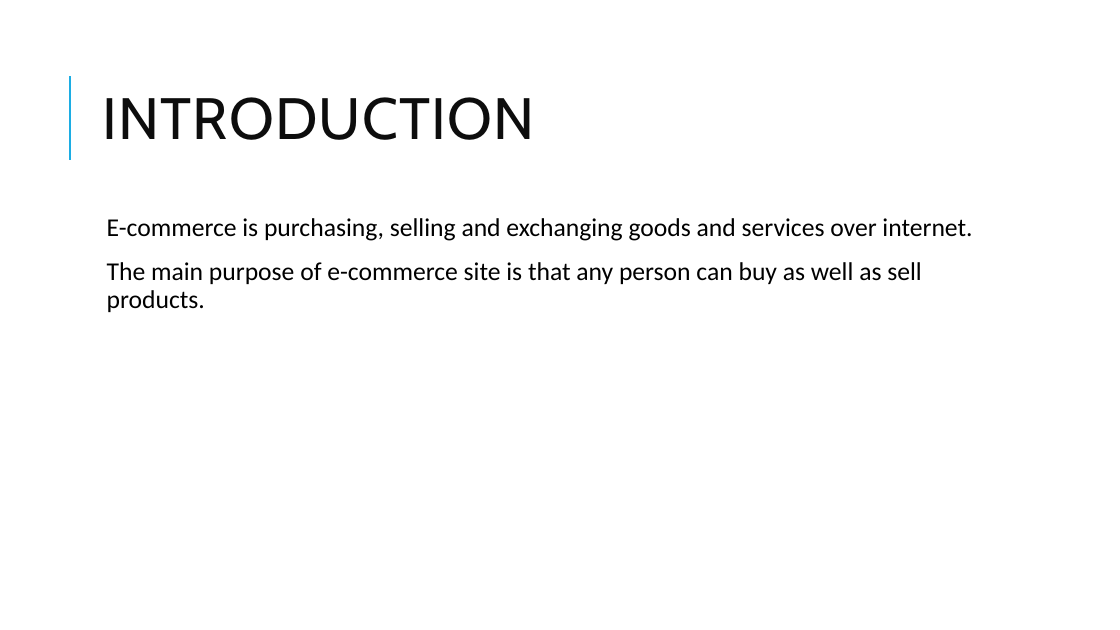
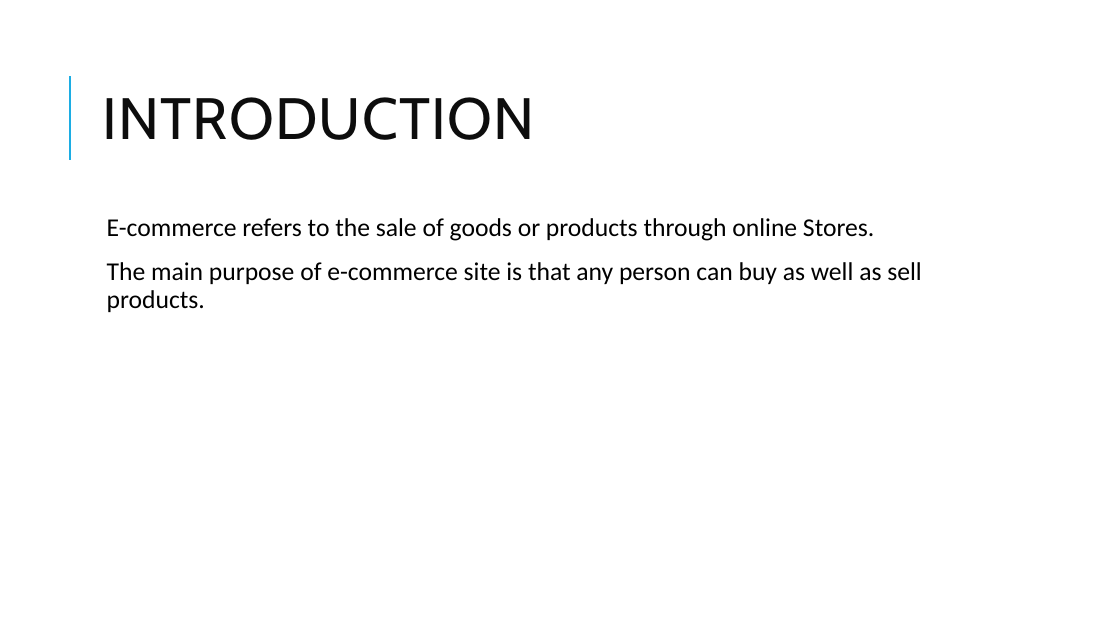
Before and after one commit to admondtamang/e-commerce-cp, a slide deck: slide 2 of E-commerce site.pptx. Drawn at 1120x630 pixels with LibreOffice and Linux fonts; fonts in the diff are those of the drawing. Boxes give left, top, right and bottom in pixels: in the first picture for what was removed or moved away, otherwise in the second. Text is boxed around its words. In the diff, an @@ line names an element or a change of style, - is before the commit and + after.

```diff
--- a/E-commerce site.pptx
+++ b/E-commerce site.pptx
@@ text at <box>107,218,874,241</box>: text changed @@
-  E-commerce is purchasing, selling and exchanging goods and services over internet.
+  E-commerce refers to the sale of goods or products through online Stores.
```
Also in this commit, not shown: 7 other slides changed, 9 slides added, 6 slides removed, 45 other files.
